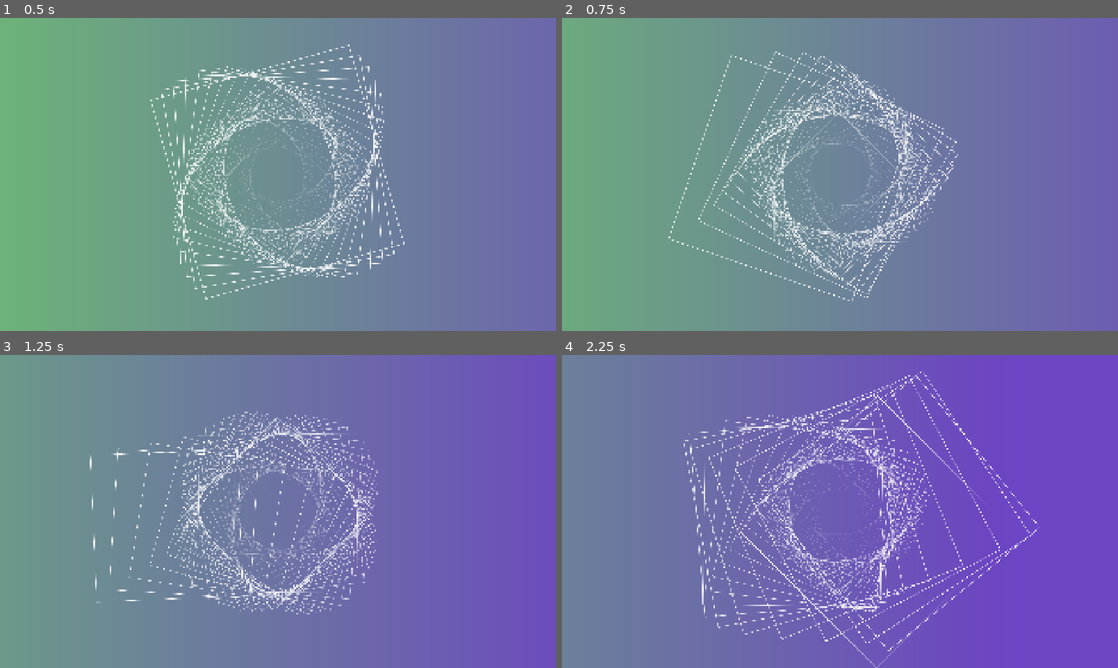
Above: before the commit, frames 1-4 (two rows, left to right).
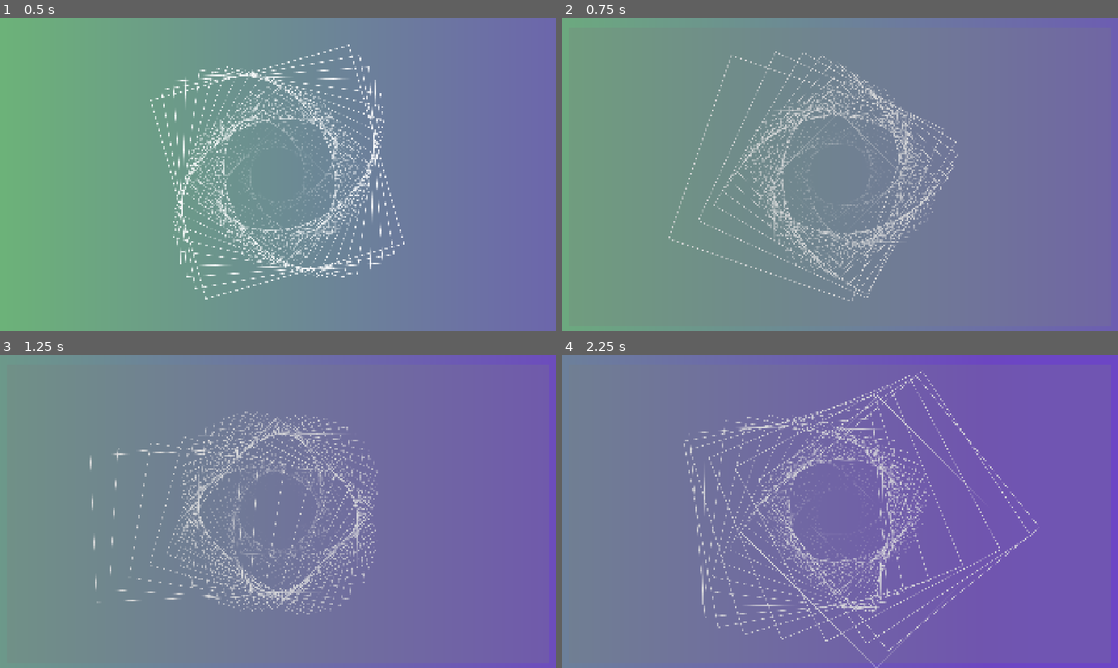
Above: after the commit, the same moments.

Repository: Juju-brz/GDVJ
Game: Godot game, scene res://templates/04_WormDance.tscn
The game is run twice, just before and just after one commit, with the same random seed, the same clock (stepped at 60 frames per second) and the same inputs.
Inputs (mouse positions are in pixels of both pictures, inside the frame that each line leads up to):
- Up to frame 1 (0.5 s): no input
- Up to frame 2 (0.75 s): tap Enter at 0.5 s; move the mouse to (962, 158) at 0.52 s; tap F6 (hide_slider_panel, bound only after the commit) at 0.6 s
- Up to frame 3 (1.25 s): no input
- Up to frame 4 (2.25 s): move the mouse to (728, 527) at 1.27 s; tap F6 (hide_slider_panel, bound only after the commit) at 1.35, 2.1 s; move the mouse to (895, 442) at 2.02 s

Frame 1 is identical in both runs. In frame 2, 1.7% of the frame differs, in the area x 19-71%, y 10-90%; in frame 3, 1.9%; in frame 4, 3.2%, in the area x 21-86%, y 5-95%.

Commit message:
okay bug but good begin to hide ui with f5 & f6

Diff:
--- a/baseScene.tscn
+++ b/baseScene.tscn
@@ -15,34 +15,33 @@
 [sub_resource type="ShaderMaterial" id="ShaderMaterial_6jx8c"]
 shader = ExtResource("2_u2bk3")
 
-[node name="Node2D" type="Node2D"]
+[node name="Node2D" type="Node2D" unique_id=977819386]
 
-[node name="ColorRect" type="ColorRect" parent="."]
+[node name="ColorRect" type="ColorRect" parent="." unique_id=645223255]
 visible = false
 material = SubResource("ShaderMaterial_u2bk3")
 offset_right = 1931.0
 offset_bottom = 1073.0
 color = Color(1, 1, 1, 0.3529412)
 
-[node name="ColorRect2" type="ColorRect" parent="."]
+[node name="ColorRect2" type="ColorRect" parent="." unique_id=776279934]
 material = SubResource("ShaderMaterial_gb5ns")
 offset_right = 1926.0
 offset_bottom = 1100.0
 color = Color(1, 1, 1, 0)
 
-[node name="BG_For_Controls" type="ColorRect" parent="."]
-visible = false
+[node name="BG_For_Controls" type="ColorRect" parent="." unique_id=502729922]
 z_index = 4
 offset_left = 22.0
 offset_top = 37.0
 offset_right = 1897.0
 offset_bottom = 1060.0
 mouse_filter = 2
-color = Color(1, 1, 1, 0.5568628)
+color = Color(0.49, 0.49, 0.49, 0.26666668)
 
-[node name="Square" type="Sprite2D" parent="."]
+[node name="Square" type="Sprite2D" parent="." unique_id=468435141]
 material = SubResource("ShaderMaterial_6jx8c")
 position = Vector2(1000, 600)
 scale = Vector2(0.63, 0.63)
 
-[node name="Control" parent="." instance=ExtResource("3_wonj3")]
+[node name="Control" parent="." unique_id=1159670359 instance=ExtResource("3_wonj3")]
--- a/project.godot
+++ b/project.godot
@@ -48,6 +48,16 @@
 "deadzone": 0.2,
 "events": [Object(InputEventKey,"resource_local_to_scene":false,"resource_name":"","device":-1,"window_id":0,"alt_press …(195 unchanged characters)…
 , Object(InputEventJoypadButton,"resource_local_to_scene":false,"resource_name":"","device":-1,"button_index":5,"pressure":0.0,"pressed":true,"script":null)
+]
+}
+hide_code_panel={
+"deadzone": 0.2,
+"events": [Object(InputEventKey,"resource_local_to_scene":false,"resource_name":"","device":-1,"window_id":0,"alt_pressed":false,"shift_pressed":false,"ctrl_pressed":false,"meta_pressed":false,"pressed":false,"keycode":0,"physical_keycode":4194336,"key_label":0,"unicode":0,"location":0,"echo":false,"script":null)
+]
+}
+hide_slider_panel={
+"deadzone": 0.2,
+"events": [Object(InputEventKey,"resource_local_to_scene":false,"resource_name":"","device":-1,"window_id":0,"alt_pressed":false,"shift_pressed":false,"ctrl_pressed":false,"meta_pressed":false,"pressed":false,"keycode":0,"physical_keycode":4194337,"key_label":0,"unicode":0,"location":0,"echo":false,"script":null)
 ]
 }
 change_scene={
--- a/scripts/mainScript.gd
+++ b/scripts/mainScript.gd
@@ -8,6 +8,7 @@
 @onready var control = $Control
 @onready var BG = $BG_For_Controls
 ##slider ##
+@onready var slider_group = $Control/VBoxContainer
 @onready var slider_duplication = $Control/VBoxContainer/HSlider_duplication
 @onready var slider_radius = $Control/VBoxContainer/HSlider_radius
 @onready var slider_speed = $Control/VBoxContainer/HSlider_speed
@@ -18,6 +19,7 @@
 @onready var old_slider_radius_val = int(slider_radius.value)
 @onready var old_slider_speed_val = int(slider_speed.value)
 @onready var old_slider_shear_val = int(slider_shear.value)
+@onready var code = $Control/Control
 
 #change scene
 @onready var next_tpt = $Control/VBoxContainer/HBoxContainer/Btn_Switch_algorithm
@@ -85,6 +87,19 @@
 			control.show(); BG.show(); hide_ui = false
 		else:
 			control.hide(); BG.hide(); hide_ui = true
+
+	## TO DO ##
+	if Input.is_action_just_pressed("hide_code_panel"):
+		if hide_ui:
+			code.show(); BG.show(); hide_ui = false
+		else:
+			code.hide(); BG.hide(); hide_ui = true
+
+	if Input.is_action_just_pressed("hide_slider_panel"):
+		if hide_ui:
+			slider_group.show(); BG.show(); hide_ui = false
+		else:
+			slider_group.hide(); BG.hide(); hide_ui = true
 
 	if Input.is_action_just_pressed("reset"):
 		get_tree().reload_current_scene()
Not shown: 1 places in baseScene.tscn that only renumber resources
